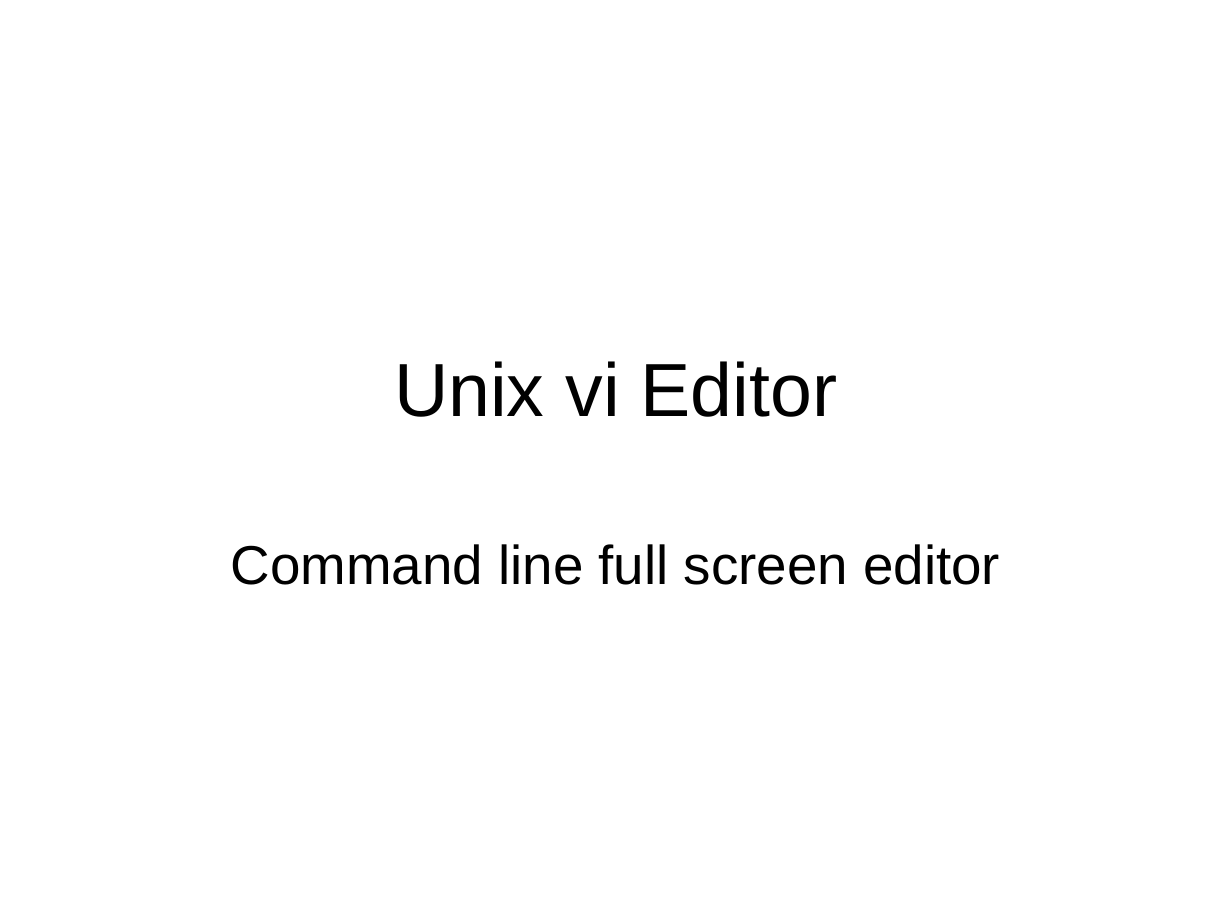
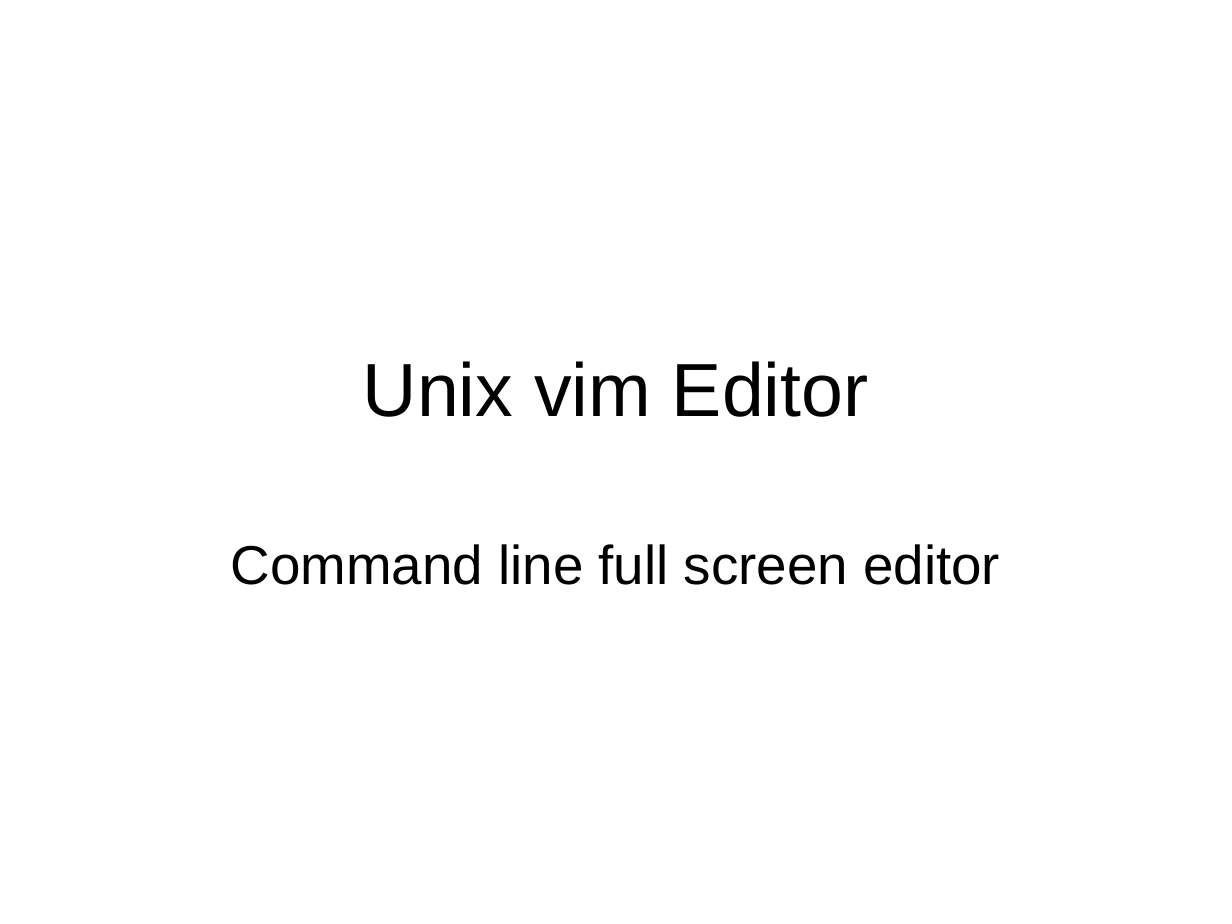
Before and after one commit to jb23lm87/OS-prednasky, a slide deck: slide 1 of LC UNIX/vi editor 1.pptx. Drawn at 1232x924 pixels with LibreOffice and Linux fonts; fonts in the diff are those of the drawing. Boxes give left, top, right and bottom in pixels: in the first picture for what was removed or moved away, otherwise in the second. Text is boxed around its words. In the diff, an @@ line names an element or a change of style, - is before the commit and + after.

```diff
--- a/LC UNIX/vi editor 1.pptx
+++ b/LC UNIX/vi editor 1.pptx
@@ title at [363, 361, 868, 417]: text changed @@
-Unix vi Editor
+Unix vim Editor
```
Also in this commit, not shown: 13 other slides changed, 1 slide added, 1 slide removed.
